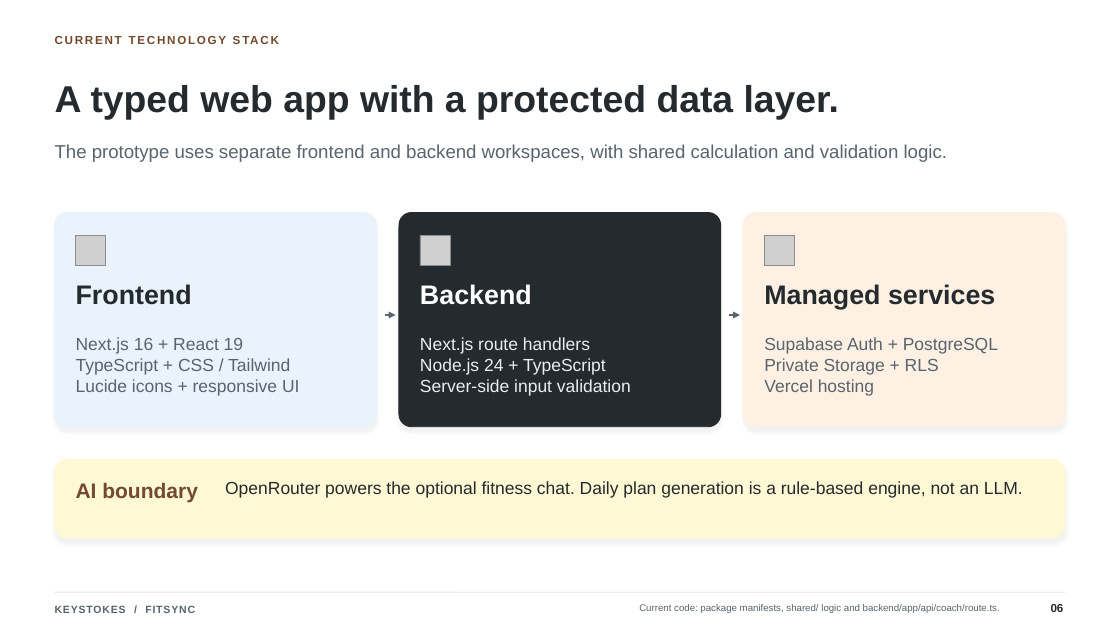
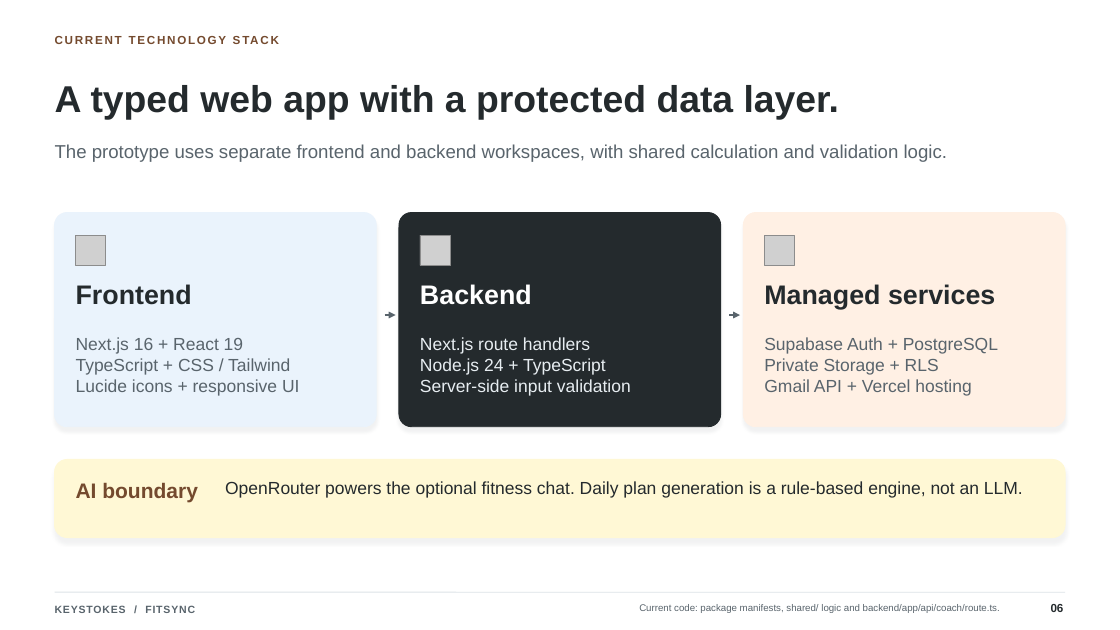
Before and after one commit to AndreDizon/fitsync-app, a slide deck: slide 6 of deliverables/FitSync_IT_Expert_Presentation/FitSync_KEYSTOKES_IT_Expert_Presentation.pptx. Drawn at 1120x630 pixels with LibreOffice and Linux fonts; fonts in the diff are those of the drawing; grey boxes stand for pictures. Boxes give left, top, right and bottom in pixels: in the first picture for what was removed or moved away, otherwise in the second. Text is boxed around its words. In the diff, an @@ line names an element or a change of style, - is before the commit and + after.

```diff
--- a/deliverables/FitSync_IT_Expert_Presentation/FitSync_KEYSTOKES_IT_Expert_Presentation.pptx
+++ b/deliverables/FitSync_IT_Expert_Presentation/FitSync_KEYSTOKES_IT_Expert_Presentation.pptx
@@ text at (x1=764, y1=379, x2=971, y2=396): text changed @@
-Vercel hosting
+Gmail API + Vercel hosting
```
Also in this commit, not shown: 1 other slide changed, 11 other files.
